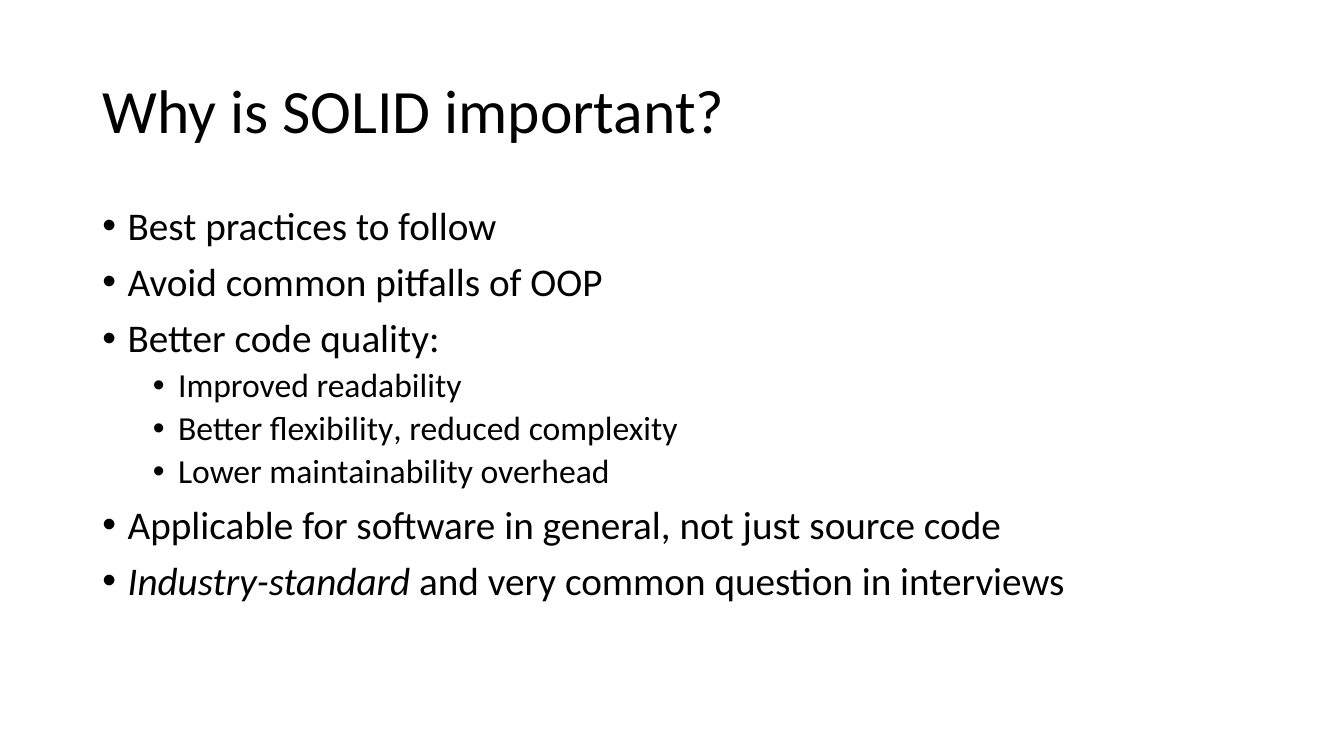
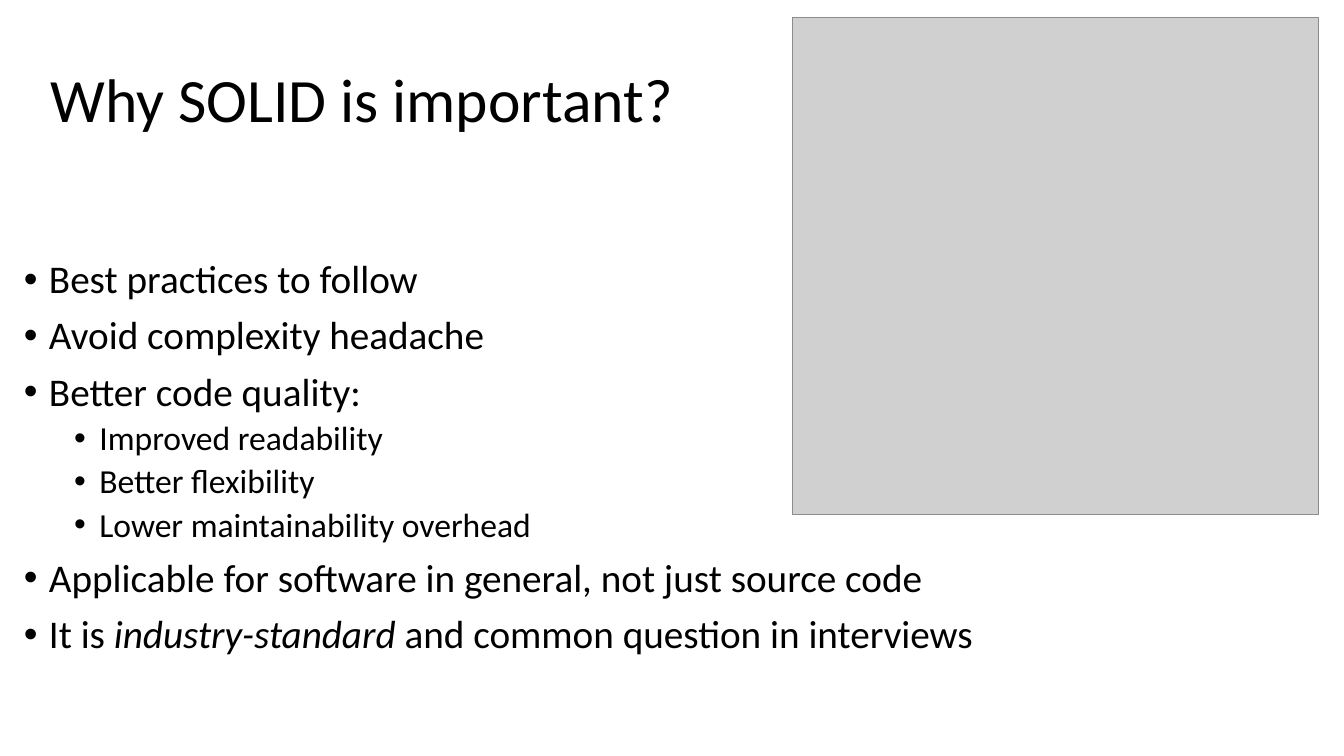
Before and after one commit to DonatasKukta/SOLID, a slide deck: slide 4 of SOLID.pptx. Drawn at 1344x756 pixels with LibreOffice and Linux fonts; fonts in the diff are those of the drawing; grey boxes stand for pictures. Boxes give left, top, right and bottom in pixels: in the first picture for what was removed or moved away, otherwise in the second. Text is boxed around its words. In the diff, an @@ line names an element or a change of style, - is before the commit and + after.

```diff
--- a/SOLID.pptx
+++ b/SOLID.pptx
@@ picture added at (x1=793, y1=17, x2=1320, y2=514) @@
@@ title at (x1=51, y1=79, x2=673, y2=132): text changed @@
-Why is SOLID important?
+Why SOLID is important?
@@ text "Best practices to follow" moved from (x1=128, y1=212, x2=1064, y2=602) to (x1=49, y1=265, x2=973, y2=655) @@
@@ text at (x1=49, y1=321, x2=484, y2=356): text changed @@
-• Avoid common pitfalls of OOP
+• Avoid complexity headache
@@ text at (x1=99, y1=469, x2=314, y2=499): text changed @@
-  • Better flexibility, reduced complexity
+  • Better flexibility
@@ text at (x1=49, y1=620, x2=973, y2=655): text changed @@
-• Industry-standard and very common question in interviews
+• It is industry-standard and common question in interviews
```
Also in this commit, not shown: 5 other slides changed, 3 slides added.
